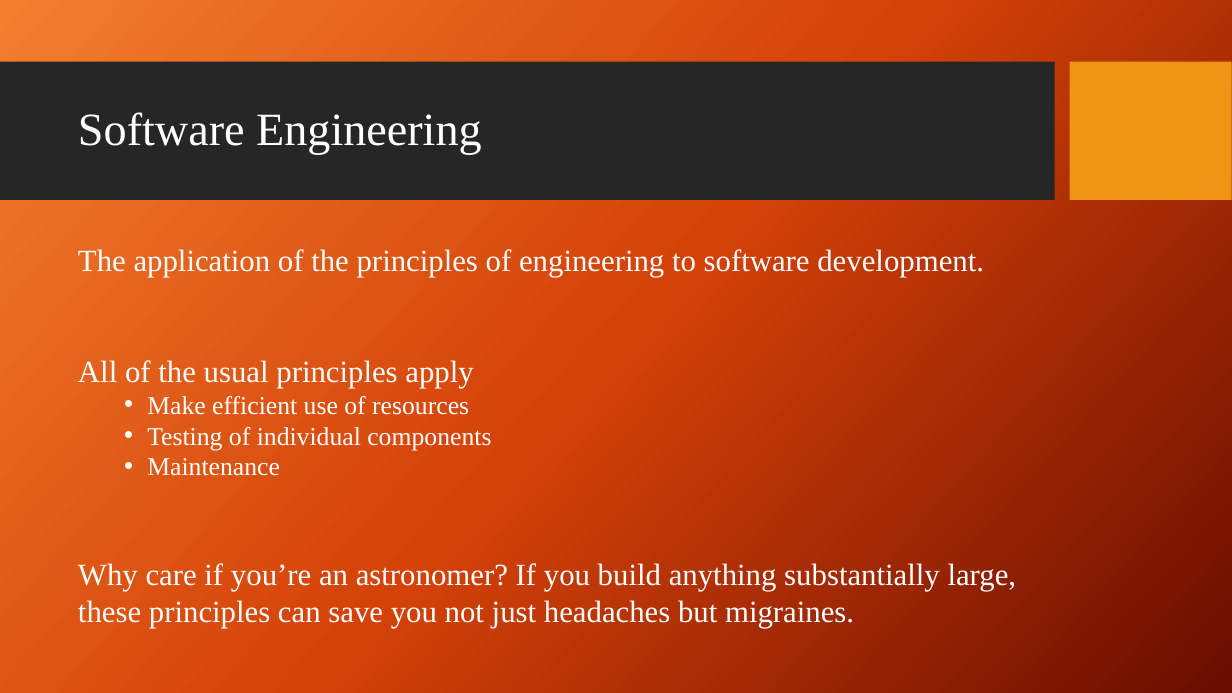
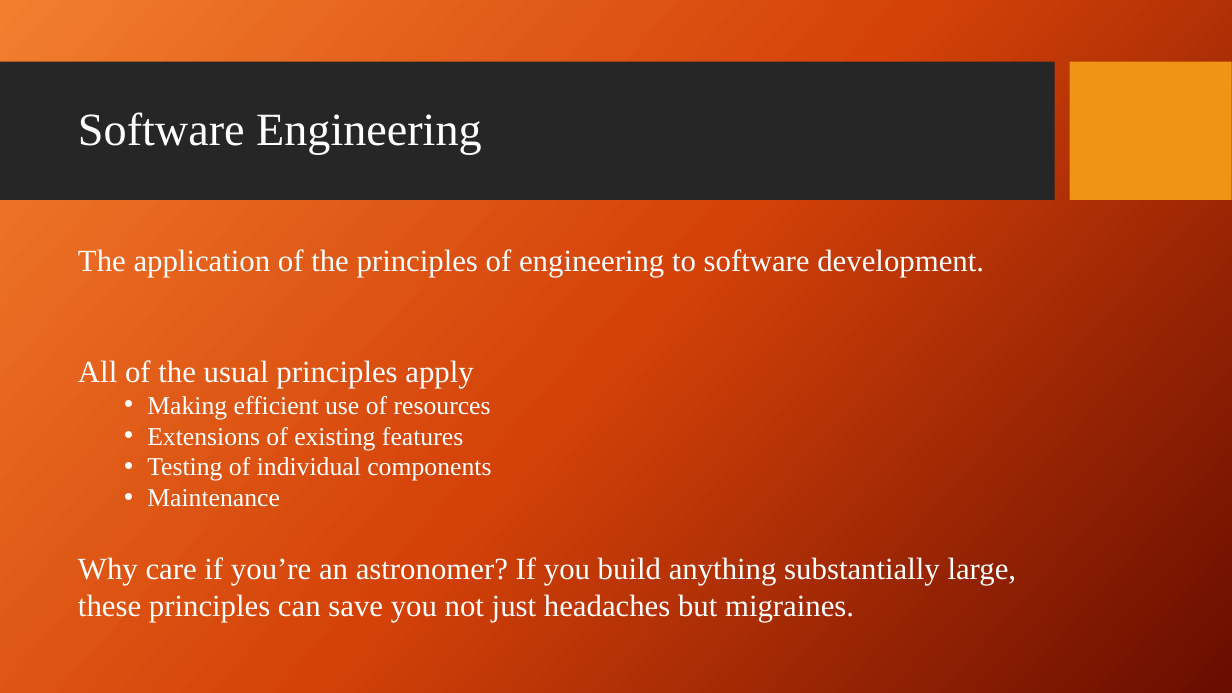
Before and after one commit to giganano/PythonBootcamp, a slide deck: slide 2 of slides/basicSE.pptx. Drawn at 1232x693 pixels with LibreOffice and Linux fonts; fonts in the diff are those of the drawing; background and template pictures are left out. Boxes give left, top, right and bottom in pixels: in the first picture for what was removed or moved away, otherwise in the second. Text is boxed around its words. In the diff, an @@ line names an element or a change of style, - is before the commit and + after.

```diff
--- a/slides/basicSE.pptx
+++ b/slides/basicSE.pptx
@@ text at <box>147,396,491,450</box>: text changed @@
-  • Make efficient use of resources
+  • Making efficient use of resources
+  • Extensions of existing features
```
Also in this commit, not shown: 1 other slide changed, 1 slide added.
